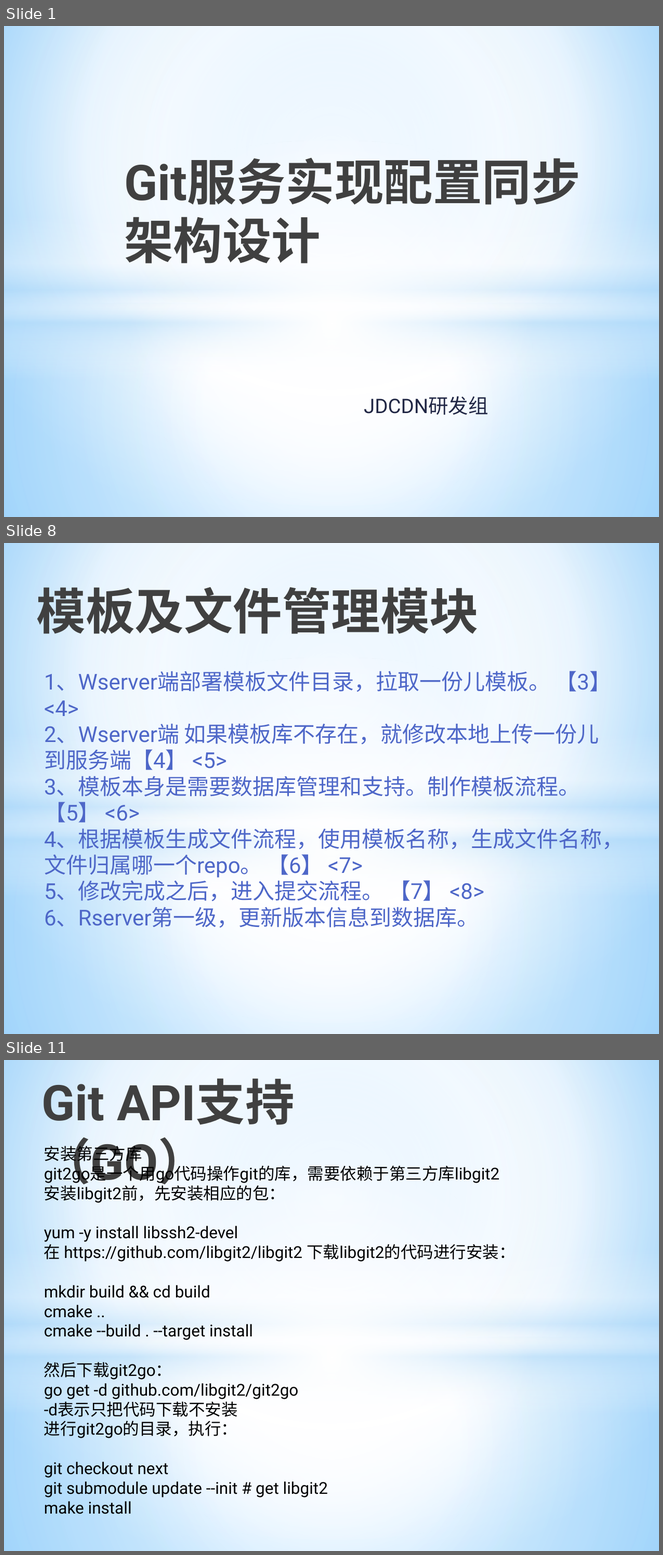
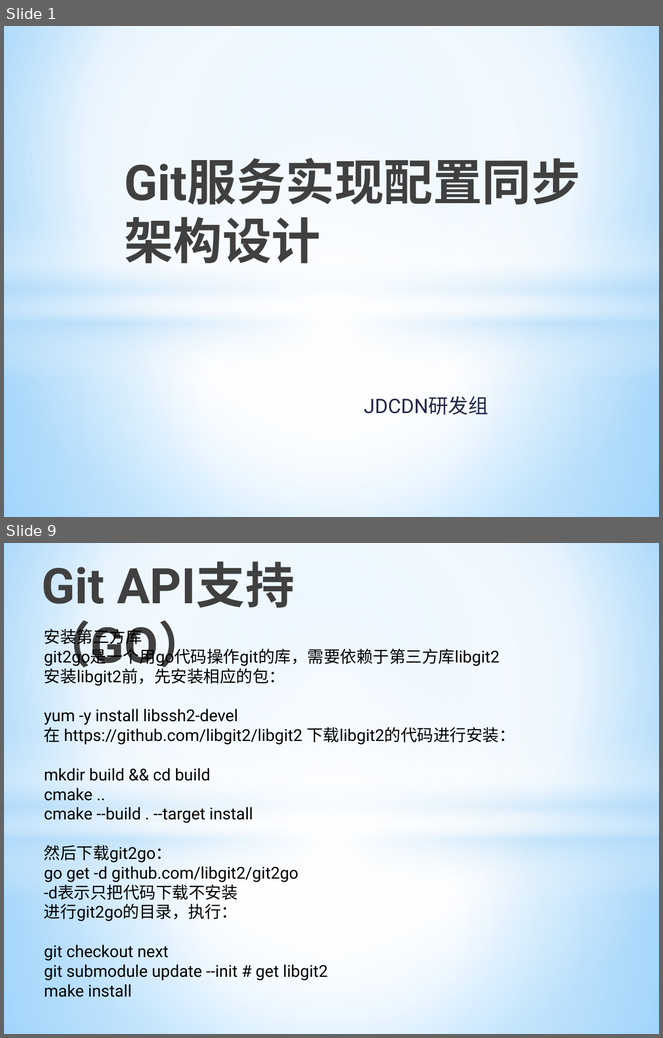
Before and after one commit to allragedbody/clasenbee, a slide deck: docs/Git集群配置方案.pptx. Shown one above the other, each under a label of ours: slides 1, 8 and 11 before the commit, slides 1 and 9 after it; the slides between them are not shown. The pictures are 663x1555 and 663x1038 pixels, drawn with LibreOffice and Linux fonts; fonts in the diff are those of the drawing. Boxes give left, top, right and bottom in pixels: in the first picture for what was removed or moved away, otherwise in the second. Text is boxed around its words. In the diff, an @@ line names an element or a change of style, - is before the commit and + after.

```diff
--- a/docs/Git集群配置方案.pptx
+++ b/docs/Git集群配置方案.pptx
@@ slide 8 removed at [4,543,659,1034], background gradient #9ED5FF to #FFFFFF to #5BB9FF; not listed: 4 template elements that a slide beside it also shows @@
@@ title removed at [37,587,479,634] @@
-模板及文件管理模块
@@ text removed at [44,671,624,931] @@
-1、Wserver端部署模板文件目录，拉取一份儿模板。 【3】 <4>
-2、Wserver端 如果模板库不存在，就修改本地上传一份儿到服务端【4】 <5>
-3、模板本身是需要数据库管理和支持。制作模板流程。 【5】 <6>
-4、根据模板生成文件流程，使用模板名称，生成文件名称，文件归属哪一个repo。 【6】 <7>
-5、修改完成之后，进入提交流程。 【7】 <8>
-6、Rserver第一级，更新版本信息到数据库。
@@ what was slide 11 is now slide 9 @@
```
Also in this commit, not shown: 4 slides changed, 4 slides added, 6 other slides removed.
